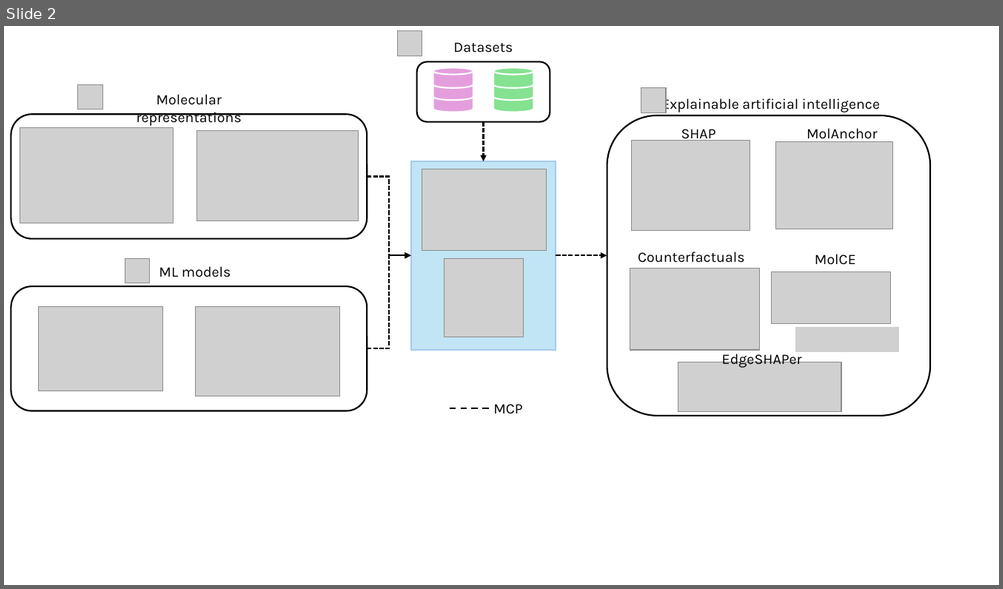
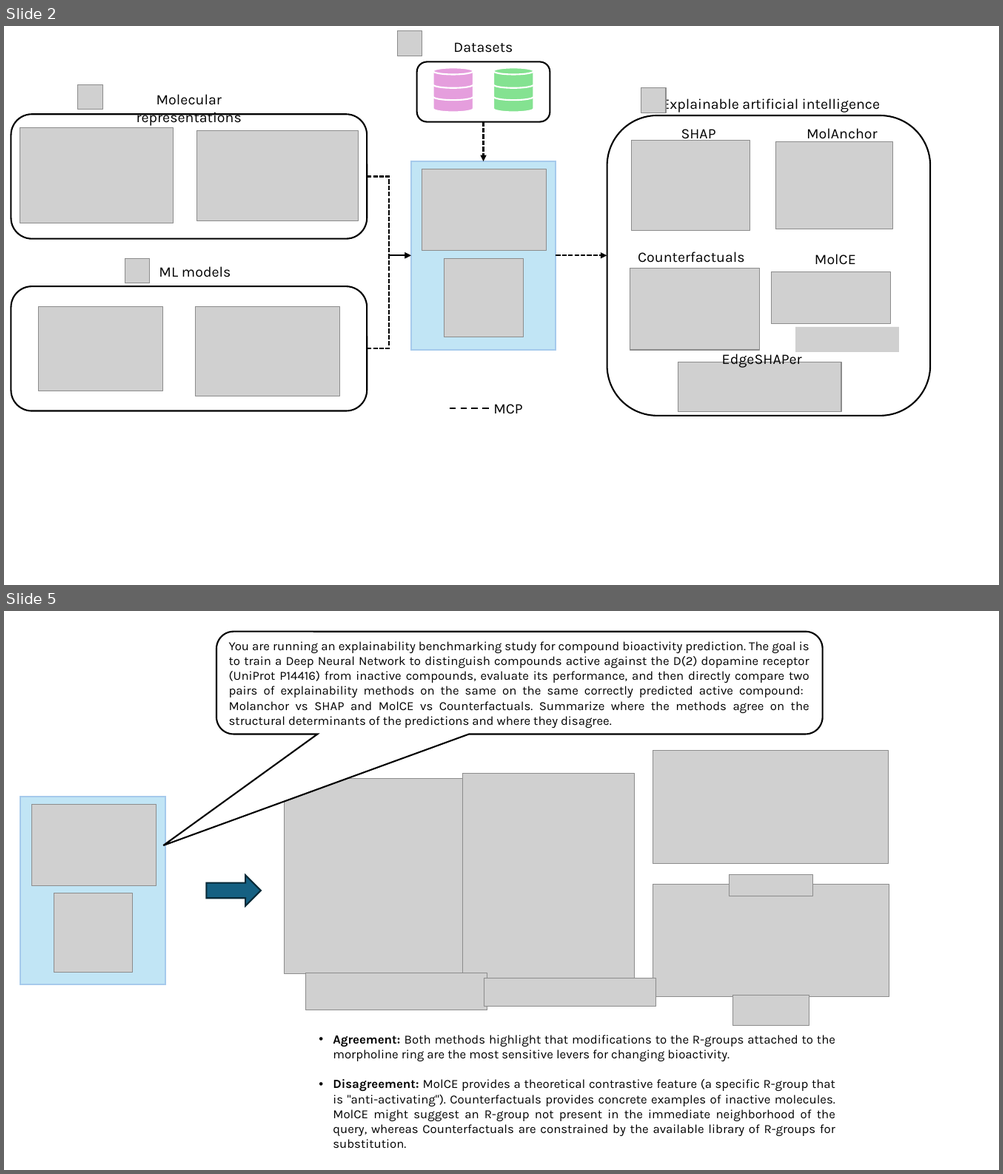
Before and after one commit to LSI-Uni-Bonn/ChemicHAL, a slide deck: slides/figures_AI_agent.pptx. Shown one above the other, each under a label of ours: slide 2 before the commit, slides 2 and 5 after it; the slides between them are not shown. The pictures are 1003x589 and 1003x1174 pixels, drawn with LibreOffice and Linux fonts; fonts in the diff are those of the drawing; grey boxes stand for pictures. Boxes give left, top, right and bottom in pixels: in the first picture for what was removed or moved away, otherwise in the second. Text is boxed around its words. In the diff, an @@ line names an element or a change of style, - is before the commit and + after.

Commit message:
Add BRF algorithm, similarity-filtered MolCE foils, decomposition-based anchor occurrence
- ML: register BalancedRandomForestClassifier ("BRF") in train_model,
  build_model_from_split_file, train_on_split_file, and get_ml_info; route
  it through SHAP TreeExplainer.
- MolCE: rename `similarity_threshold` -> `scaffold_similarity_threshold`,
  add `min_similarity` Tanimoto cutoff on rebuilt foils with similarity-desc
  tiebreak on contrast ties; refactor top-N R-group/scaffold selection with
  early-stop and per-call foil reuse.
- MolAnchor: substructure occurrence now counts compounds whose BRICS
  decomposition actually produces the rule fragment(s), matching the
  population the anchor was drawable from; aggregator extended to use the
  union of merged-group fragments and store fragment_smiles per result.
- SHAP rendering: bump default mol_size to 1200x1200 and tighten contour
  params (sigma 0.22, gridResolution 0.04, 20 contour lines) for sharper
  atom-weight heatmaps.
- Slides: refresh AI_Agent_Explainability and figures_AI_agent decks.
- Add notebooks/test_xai_gnn_compatibility.ipynb.

```diff
--- a/slides/figures_AI_agent.pptx
+++ b/slides/figures_AI_agent.pptx
@@ slide 5 added at (4,611,999,1170), background #FFFFFF @@
@@ rounded speech box added at (216,631,822,734), fill #FFFFFF, outline #000000 1.5 pt, 12 pt, text #000000 @@
+You are running an explainability benchmarking study for compound bioactivity prediction. The goal is to train a Deep Neural Network to distinguish compounds active against the D(2) dopamine receptor (UniProt P14416) from inactive compounds, evaluate its performance, and then directly compare two pairs of explainability methods on the same on the same correctly predicted active compound: Molanchor vs SHAP and MolCE vs Counterfactuals. Summarize where the methods agree on the structural determinants of the predictions and where they disagree.
@@ picture added at (653,751,889,863) @@
@@ picture added at (284,779,466,974) @@
@@ picture added at (463,774,634,980) @@
@@ rectangle added at (20,797,165,985), fill #C1E5F5, outline #A6CAEC 1.5 pt @@
@@ picture added at (31,804,156,886) @@
@@ right arrow added at (206,875,261,906), fill #156082, outline #092A39 1.5 pt @@
@@ picture added at (729,874,813,896) @@
@@ picture added at (54,894,133,973) @@
@@ picture added at (653,884,890,997) @@
@@ picture added at (306,973,487,1010) @@
@@ picture added at (484,979,656,1007) @@
@@ picture added at (732,995,809,1026) @@
@@ text added at (333,1035,835,1149), 12 pt, text #000000 @@
+• Agreement: Both methods highlight that modifications to the R-groups attached to the morpholine ring are the most sensitive levers for changing bioactivity.
+• Disagreement: MolCE provides a theoretical contrastive feature (a specific R-group that is "anti-activating"). Counterfactuals provides concrete examples of inactive molecules. MolCE might suggest an R-group not present in the immediate neighborhood of the query, whereas Counterfactuals are constrained by the available library of R-groups for substitution.
```
Also in this commit, not shown: 2 other slides added, 9 other files.
